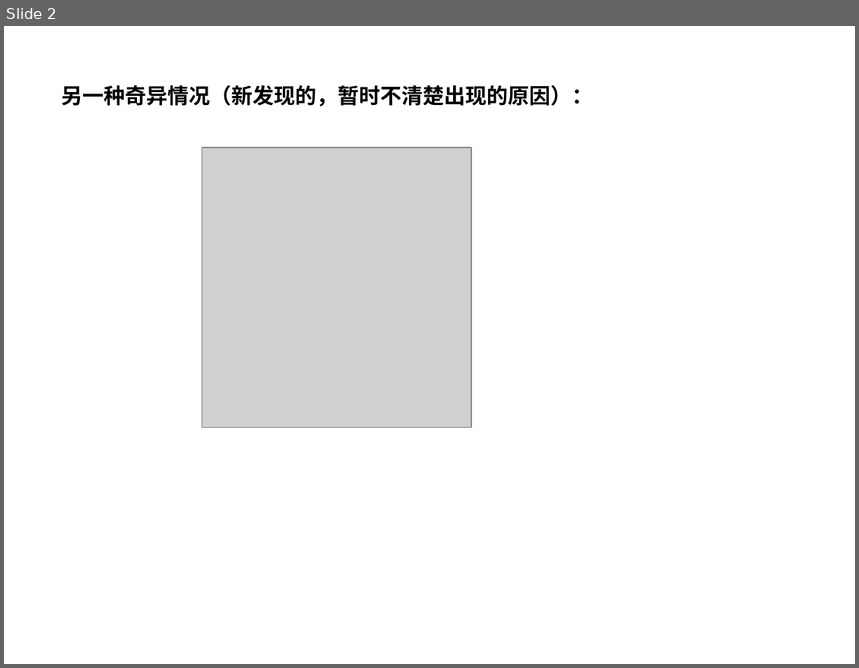
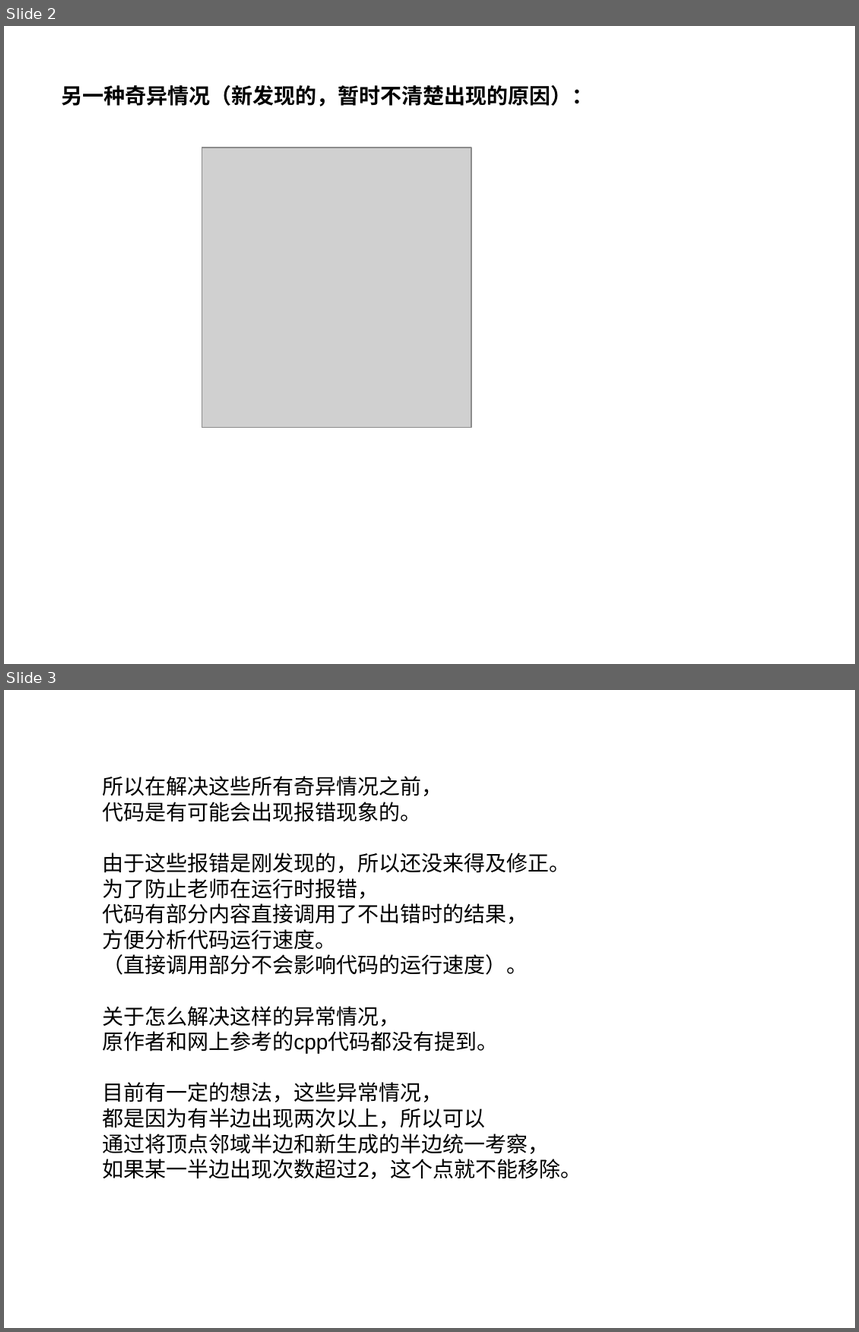
Before and after one commit to TSlus/code_for_ROV, a slide deck: projects/投影法解释.ppt. Shown one above the other, each under a label of ours: slide 2 before the commit, slides 2 and 3 after it. The pictures are 859x668 and 859x1332 pixels, drawn with LibreOffice and Linux fonts; fonts in the diff are those of the drawing; grey boxes stand for pictures. Boxes give left, top, right and bottom in pixels: in the first picture for what was removed or moved away, otherwise in the second. Text is boxed around its words. In the diff, an @@ line names an element or a change of style, - is before the commit and + after.

Commit message:
12.3pm3

```diff
--- a/projects/投影法解释.ppt
+++ b/projects/投影法解释.ppt
@@ slide 3 added at bbox=[4, 690, 855, 1328], background #FFFFFF @@
@@ text added at bbox=[102, 776, 582, 1179], 18 pt, text #000000 @@
+所以在解决这些所有奇异情况之前，
+代码是有可能会出现报错现象的。
+由于这些报错是刚发现的，所以还没来得及修正。
+为了防止老师在运行时报错，
+代码有部分内容直接调用了不出错时的结果，
+方便分析代码运行速度。
+（直接调用部分不会影响代码的运行速度）。
+关于怎么解决这样的异常情况，
+原作者和网上参考的cpp代码都没有提到。
+目前有一定的想法，这些异常情况，
+都是因为有半边出现两次以上，所以可以
+通过将顶点邻域半边和新生成的半边统一考察，
+如果某一半边出现次数超过2，这个点就不能移除。
```
